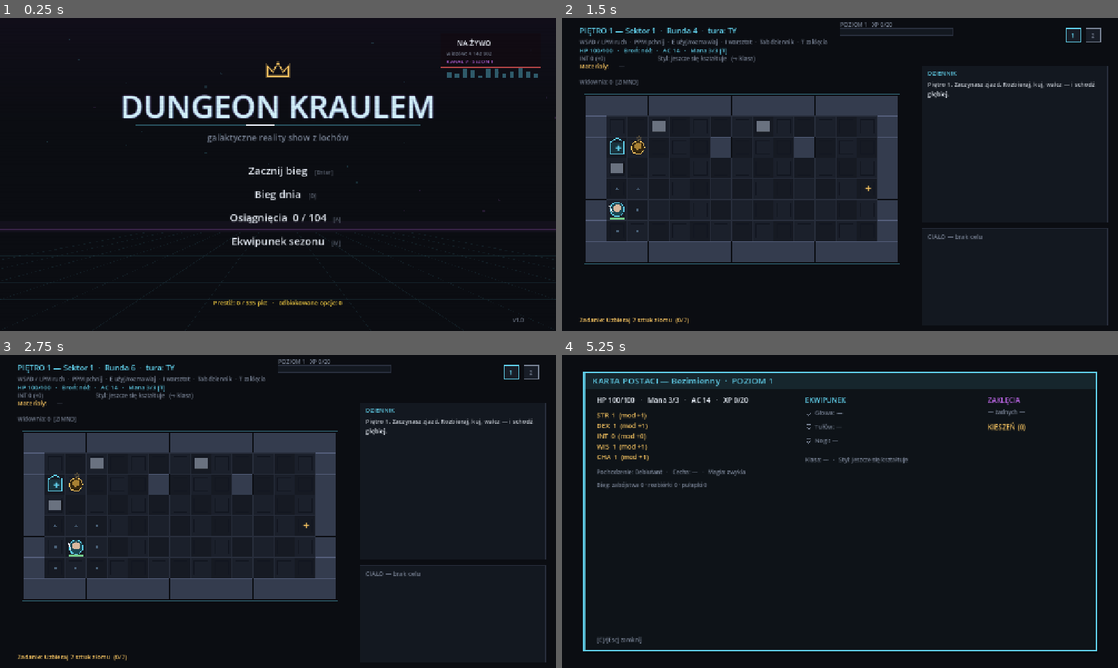
Above: before the commit, frames 1-4 (two rows, left to right).
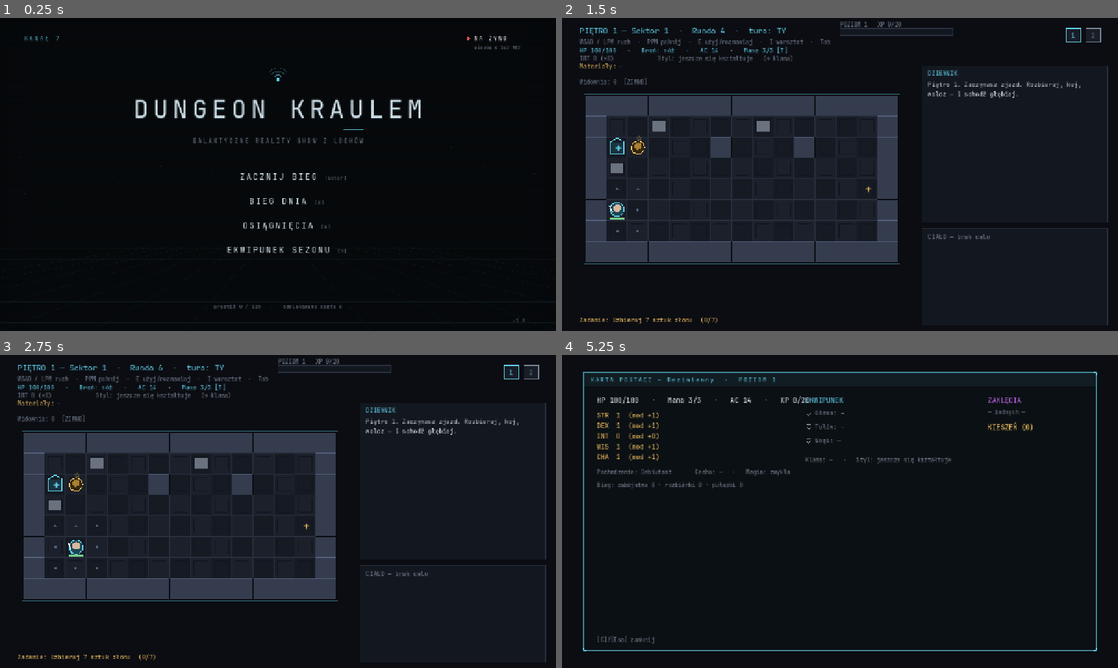
Above: after the commit, the same moments.

Repository: misiumen/crawlergame
Game: Godot game, scene res://scenes/Slice.tscn
Two runs of this game, one before a commit and one after it. Both use one fixed random seed, a clock stepped at 60 frames per second and the inputs below.
Inputs (mouse positions are in pixels of both pictures, inside the frame that each line leads up to):
- Up to frame 1 (0.25 s): no input
- Up to frame 2 (1.5 s): tap Enter at 0.5, 0.6 s; move the mouse to (962, 158) at 0.52 s; hold D 0.53-1.28 s; click (962, 158) at 0.67 s; tap Space at 0.77, 1.25 s; move the mouse to (728, 190) at 1.27 s; hold Down from 1.28 s (still down); tap Keypad Enter at 1.35 s
- Up to frame 3 (2.75 s): tap Space at 1.52 s; tap Enter at 2 s; move the mouse to (333, 442) at 2.02 s; release Down at 2.03 s; hold D from 2.03 s (still down); tap Backspace at 2.1 s
- Up to frame 4 (5.25 s): tap Space at 2.75, 3.02, 3.77, 4.25, 4.52 s; move the mouse to (812, 574) at 2.77 s; release D at 2.78 s; hold Up 2.78-3.53 s; tap M at 2.85 s; click (812, 574) at 2.92 s; tap Enter at 3.5 s; move the mouse to (1006, 558) at 3.52 s; hold A 3.53-5.03 s; tap O at 3.6 s; move the mouse to (673, 464) at 4.27 s; tap N at 4.35 s; move the mouse to (867, 511) at 5.02 s; hold Down from 5.03 s (still down); tap C at 5.1 s; click (867, 511) at 5.17 s

The runs differ from the first frame. In frame 1, 7.2% of the frame differs, in the area x 0-100%, y 5-100%; in frame 2, 2.4%; in frame 3, 2.4%; in frame 4, 4.8%.

Commit message:
Premium visual identity: broadcast brand, embedded font, refined chrome
Owner feedback: the menu read as a 5-minute student project, and the
crown + gold + navy combo accidentally evoked the KORWiN party logo.

Brand rethink - broadcast ident, not monarchy:
- crown medallion replaced with a transmitter mark (dot + radiating
  arcs): the show is always on air
- royal purple haze + gold accents dropped; cool charcoal-teal gradient,
  ONE accent color (cyan), red reserved for the NA ZYWO dot
- KANAL 7 ident chip top-left; minimal boxless on-air ticker top-right
- logotype: letter-tracked caps with a calm breathing glow (the nervous
  flicker read cheap), ident rule with a slow light sweep
- menu: tracked uppercase labels, generous spacing, hover = hairline
  underline + side ticks + description fade-in; key hints quiet
- vignette + fine scanlines as the broadcast finish

Typography everywhere:
- JetBrains Mono (OFL, fonts/ with license) embedded - the web build was
  silently falling back to a proportional font, which wrecked tracking
  and made every screen look off; now desktop == web, pixel-identical
- _draw_tracked/_tracked_width measure per glyph (correct on any font)

Global chrome: _panel refined - 1px borders, slim 32px header with a
hairline divider, 2px spine, corner ticks; every modal inherits it.
Creator backdrop matches the new look (purple haze gone).

Gate: 648 GUT checks 0 failed, SMOKE OK, web build screenshot-verified,
exe + web zip rebuilt.

Co-Authored-By: Claude Opus 4.8 (1M context) <noreply@anthropic.com>

Diff:
--- a/dungeon-kraulem-godot/scenes/BoardView.gd
+++ b/dungeon-kraulem-godot/scenes/BoardView.gd
@@ -117,11 +117,13 @@
 var _smoke_frames := 0
 
 func _ready() -> void:
-	# Phase C: a monospace system font — crisp terminal aesthetic that matches the
-	# vector-neon look, with full Polish diacritics (Windows ships all of these).
-	var sysf := SystemFont.new()
-	sysf.font_names = PackedStringArray(["Cascadia Mono", "Consolas", "Lucida Console"])
-	_font = sysf
+	# Embedded JetBrains Mono (OFL, fonts/): identical crisp monospace on EVERY
+	# platform — the web build's fallback font was proportional and looked cheap.
+	_font = load("res://fonts/JetBrainsMono-Regular.ttf")
+	if _font == null:   # belt-and-braces: fall back to a system mono
+		var sysf := SystemFont.new()
+		sysf.font_names = PackedStringArray(["Cascadia Mono", "Consolas", "Lucida Console"])
+		_font = sysf
 	RenderingServer.set_default_clear_color(COL_BG)
 	# World camera: the board lives in world space; the camera frames it (and will
 	# follow the player on bigger boards in Phase B).
@@ -776,14 +778,22 @@
 ## Phase C panel chrome: drop shadow, header strip, accent spine + border — one
 ## consistent frame for every modal instead of ad-hoc rectangles.
 func _panel(c: CanvasItem, r: Rect2, accent: Color, title: String = "") -> void:
-	c.draw_rect(Rect2(r.position + Vector2(5, 6), r.size), Color(0, 0, 0, 0.45))
-	c.draw_rect(r, Color(0.055, 0.075, 0.095, 0.985))
-	c.draw_rect(Rect2(r.position, Vector2(r.size.x, 40.0)), Color(accent, 0.10))
-	c.draw_rect(r, accent, false, 2.0)
-	c.draw_rect(Rect2(r.position, Vector2(5, r.size.y)), Color(accent, 0.8))
+	c.draw_rect(Rect2(r.position + Vector2(3, 4), r.size), Color(0, 0, 0, 0.5))
+	c.draw_rect(r, Color(0.045, 0.062, 0.078, 0.99))
+	c.draw_rect(Rect2(r.position, Vector2(r.size.x, 32.0)), Color(accent, 0.07))
+	c.draw_line(r.position + Vector2(0, 32), r.position + Vector2(r.size.x, 32),
+		Color(accent, 0.35), 1.0)
+	c.draw_rect(r, Color(accent, 0.6), false, 1.0)
+	c.draw_rect(Rect2(r.position, Vector2(2, r.size.y)), Color(accent, 0.85))
+	# corner ticks — quiet, expensive-looking chrome
+	for cnr in [Vector2(r.position.x + r.size.x, r.position.y),
+			r.position + r.size, Vector2(r.position.x, r.position.y + r.size.y)]:
+		var dx: float = -6.0 if cnr.x > r.position.x else 6.0
+		var dy: float = -6.0 if cnr.y > r.position.y else 6.0
+		c.draw_line(cnr, cnr + Vector2(dx, 0), accent, 2.0)
+		c.draw_line(cnr, cnr + Vector2(0, dy), accent, 2.0)
 	if title != "":
-		c.draw_string(_font, r.position + Vector2(20, 27), title,
-			HORIZONTAL_ALIGNMENT_LEFT, r.size.x - 36, 20, accent)
+		_draw_tracked(c, r.position + Vector2(16, 22), title, 14, Color(accent, 0.95), 2.0)
 
 ## Tiny vector icons (Phase C): materials, item categories, spells, coin.
 func _draw_icon(c: CanvasItem, kind: String, pos: Vector2, col: Color) -> void:
@@ -3370,120 +3380,135 @@
 
 func _draw_title(c: CanvasItem) -> void:
 	var t := Time.get_ticks_msec() / 1000.0
-	c.draw_rect(Rect2(0, 0, 1280, 720), COL_BG)
-	# Studio smoke: purple haze sinking from the lighting rig.
-	for i in 20:
-		c.draw_rect(Rect2(0, i * 12, 1280, 12),
-			Color(0.32, 0.12, 0.42, 0.085 * (1.0 - i / 20.0)))
-	# Synthwave arena floor: glowing horizon + perspective grid rolling at us.
-	var hor := 492.0
-	c.draw_rect(Rect2(0, hor - 26, 1280, 26), Color(COL_PURPLE, 0.05))
-	c.draw_rect(Rect2(0, hor - 8, 1280, 3), Color(COL_PURPLE, 0.22))
+	# Cool charcoal-teal gradient — a studio before the lights come up.
+	c.draw_rect(Rect2(0, 0, 1280, 720), Color(0.024, 0.035, 0.043))
+	for i in 12:
+		c.draw_rect(Rect2(0, 720 - (i + 1) * 22, 1280, 22),
+			Color(0.045, 0.075, 0.09, 0.05 * (12 - i) / 12.0))
+	# Faint perspective stage grid below the horizon.
+	var hor := 528.0
+	c.draw_line(Vector2(0, hor), Vector2(1280, hor), Color(COL_CYAN, 0.10), 1.0)
 	for k in 15:
 		var fx := (k - 7) / 7.0
 		c.draw_line(Vector2(640 + fx * 300.0, hor), Vector2(640 + fx * 1500.0, 720),
-			Color(COL_CYAN, 0.085), 1.0)
-	for k in 9:
-		var phs := fmod(t * 0.22 + k / 9.0, 1.0)
-		var yy := hor + phs * phs * 228.0
-		c.draw_line(Vector2(0, yy), Vector2(1280, yy), Color(COL_CYAN, 0.04 + 0.10 * phs), 1.0)
-	# Drifting studio motes (dust in the spotlights).
-	for i in 36:
+			Color(COL_CYAN, 0.045), 1.0)
+	for k in 7:
+		var phs := fmod(t * 0.16 + k / 7.0, 1.0)
+		var yy := hor + phs * phs * 192.0
+		c.draw_line(Vector2(0, yy), Vector2(1280, yy), Color(COL_CYAN, 0.02 + 0.05 * phs), 1.0)
+	# Sparse drifting dust in the spotlights.
+	for i in 24:
 		var h := (i * 2654435761) & 0x7fffffff
-		var mx := fmod(float(h % 1280) + t * (5.0 + float(h % 7) * 2.5), 1280.0)
-		var my := 30.0 + float((h >> 8) % 430) + sin(t * 0.8 + float(i)) * 6.0
-		var mc := COL_CYAN if i % 3 != 0 else COL_PURPLE
-		c.draw_circle(Vector2(mx, my), 1.0 + float(h % 3) * 0.6, Color(mc, 0.16))
-
-	# NA ZYWO badge - the show never stops broadcasting.
-	c.draw_rect(Rect2(1014, 36, 230, 78), Color(0.07, 0.04, 0.07, 0.85))
-	c.draw_rect(Rect2(1014, 36, 230, 78), Color(COL_RED, 0.75), false, 1.0)
-	if fmod(t, 1.2) < 0.72:
-		c.draw_circle(Vector2(1038, 58), 6.0, COL_RED)
-	c.draw_string(_font, Vector2(1052, 64), "NA \u017bYWO",
-		HORIZONTAL_ALIGNMENT_LEFT, -1, 17, COL_BRIGHT)
+		var mx := fmod(float(h % 1280) + t * (4.0 + float(h % 5) * 2.0), 1280.0)
+		var my := 40.0 + float((h >> 8) % 420)
+		c.draw_circle(Vector2(mx, my), 1.0, Color(COL_CYAN, 0.10))
+
+	# Channel ident, top-left. Broadcast, not monarchy.
+	_draw_tracked(c, Vector2(56, 52), "KANAŁ 7", 13, Color(COL_CYAN, 0.85), 4.0)
+	c.draw_line(Vector2(56, 62), Vector2(150, 62), Color(COL_CYAN, 0.4), 1.0)
+
+	# Minimal on-air ticker, top-right: dot, label, viewers. No box.
+	if fmod(t, 1.6) < 1.0:
+		c.draw_circle(Vector2(1078, 47), 4.0, COL_RED)
+	_draw_tracked(c, Vector2(1092, 52), "NA ŻYWO", 13, Color(0.92, 0.95, 0.97), 3.0)
 	var viewers := 4102336 + Achievements.points_total() * 117 + int(sin(t * 0.7) * 1800.0)
-	c.draw_string(_font, Vector2(1028, 86), "widz\u00f3w: " + _fmt_int(viewers),
-		HORIZONTAL_ALIGNMENT_LEFT, -1, 12, COL_DIM)
-	c.draw_string(_font, Vector2(1028, 104), "KANA\u0141 7 \u00b7 SEZON 1",
-		HORIZONTAL_ALIGNMENT_LEFT, -1, 12, Color(COL_PURPLE, 0.95))
-	# tiny audio equalizer under the badge - the broadcast is loud
-	for eb in 12:
-		var eh := 5.0 + absf(sin(t * (2.1 + eb * 0.37) + eb)) * 17.0
-		c.draw_rect(Rect2(1030 + eb * 18, 138 - eh, 10, eh), Color(COL_CYAN, 0.4))
-
-	# Neon crown medallion, centered above the logo.
-	var cw := PackedVector2Array([Vector2(616, 134), Vector2(616, 112), Vector2(628, 124),
-		Vector2(640, 104), Vector2(652, 124), Vector2(664, 112), Vector2(664, 134), Vector2(616, 134)])
-	c.draw_polyline(cw, Color(COL_AMBER, 0.30), 6.0)
-	c.draw_polyline(cw, COL_AMBER, 1.6)
-
-	# Logo, centered: layered neon glow + a nervous studio-light flicker.
-	var flick := 0.86 + 0.14 * sin(t * 9.0) * sin(t * 3.7)
-	for off in [Vector2(-3, 0), Vector2(3, 0), Vector2(0, -2), Vector2(0, 3)]:
-		c.draw_string(_font, Vector2(0, 230) + (off as Vector2), "DUNGEON KRAULEM",
-			HORIZONTAL_ALIGNMENT_CENTER, 1280, 72, Color(COL_PURPLE, 0.16))
-	for off in [Vector2(-1.5, 0.0), Vector2(1.5, 1.0)]:
-		c.draw_string(_font, Vector2(0, 230) + (off as Vector2), "DUNGEON KRAULEM",
-			HORIZONTAL_ALIGNMENT_CENTER, 1280, 72, Color(COL_CYAN, 0.30 * flick))
-	c.draw_string(_font, Vector2(0, 230), "DUNGEON KRAULEM",
-		HORIZONTAL_ALIGNMENT_CENTER, 1280, 72, Color(0.86, 0.97, 1.0, flick))
-	# underline with a light sweeping along it
-	c.draw_rect(Rect2(312, 246, 656, 2), Color(COL_CYAN, 0.35))
-	c.draw_rect(Rect2(312 + fmod(t * 260.0, 590.0), 246, 66, 2), COL_BRIGHT)
-	c.draw_string(_font, Vector2(0, 282), "galaktyczne reality show z loch\u00f3w",
-		HORIZONTAL_ALIGNMENT_CENTER, 1280, 20, COL_DIM)
-
-	# Menu: a clean centered list - no boxes. Hover = glow, arrow, and the
-	# entry's one-line description fading in underneath.
+	c.draw_string(_font, Vector2(1092, 72), "widzów " + _fmt_int(viewers),
+		HORIZONTAL_ALIGNMENT_LEFT, -1, 11, COL_DIM)
+	c.draw_line(Vector2(1070, 84), Vector2(1224, 84), Color(COL_RED, 0.35), 1.0)
+
+	# Brand mark: a transmitter radiating up — the show is always broadcasting.
+	var mk := Vector2(640, 142)
+	c.draw_circle(mk, 3.5, COL_CYAN)
+	for r in [11.0, 19.0, 27.0]:
+		c.draw_arc(mk, r, -PI * 0.78, -PI * 0.22, 20,
+			Color(COL_CYAN, 0.75 - r * 0.018), 1.6)
+
+	# Logotype: tracked caps, calm dual-tone, a slow breathing glow. No flicker.
+	var pulse := 0.92 + 0.08 * sin(t * 1.1)
+	_draw_tracked(c, Vector2(0, 232) + Vector2(0, 1), "DUNGEON KRAULEM", 58,
+		Color(COL_CYAN, 0.18 * pulse), 10.0, 1280.0)
+	_draw_tracked(c, Vector2(0, 230), "DUNGEON KRAULEM", 58,
+		Color(0.90, 0.96, 0.99, pulse), 10.0, 1280.0)
+	# ident rule with a slow light sweep
+	c.draw_line(Vector2(400, 256), Vector2(880, 256), Color(COL_CYAN, 0.30), 1.0)
+	c.draw_rect(Rect2(400 + fmod(t * 120.0, 432.0), 255, 48, 2), Color(COL_CYAN, 0.9))
+	_draw_tracked(c, Vector2(0, 288), "GALAKTYCZNE REALITY SHOW Z LOCHÓW", 13,
+		COL_DIM, 4.0, 1280.0)
+
+	# Menu: one accent, generous air, tracked labels. Hover = underline + ticks.
 	var has_save := Save.has_save()
 	var lo := MetaCatalog.loadout()
 	var rows: Array = []
 	if has_save:
-		rows.append(["Kontynuuj zjazd", "wracasz na pi\u0119tro z zapisu", "Enter", "title_continue", COL_CYAN])
-		rows.append(["Nowy bieg", "porzuca obecny zapis", "N", "title_new", COL_AMBER])
+		rows.append(["KONTYNUUJ ZJAZD", "wracasz na piętro z zapisu", "Enter", "title_continue"])
+		rows.append(["NOWY BIEG", "porzuca obecny zapis", "N", "title_new"])
 	else:
-		rows.append(["Zacznij bieg", "\u015bwie\u017cy zjazd do Lochu", "Enter", "title_start", COL_CYAN])
-	rows.append(["Bieg dnia", "wsp\u00f3lny tor ca\u0142ej galaktyki \u2014 jeden seed dziennie", "D", "title_daily", COL_PURPLE])
-	rows.append(["Osi\u0105gni\u0119cia  %d / %d" % [Achievements.count_unlocked(), Achievements.total()],
-		"galeria trofe\u00f3w i pasmo presti\u017cu", "A", "ach_open", COL_AMBER])
-	rows.append(["Ekwipunek sezonu", "%s \u00b7 %s" % [
+		rows.append(["ZACZNIJ BIEG", "świeży zjazd do Lochu", "Enter", "title_start"])
+	rows.append(["BIEG DNIA", "jeden wspólny seed dziennie", "D", "title_daily"])
+	rows.append(["OSIĄGNIĘCIA", "%d / %d zdobytych" % [Achievements.count_unlocked(), Achievements.total()], "A", "ach_open"])
+	rows.append(["EKWIPUNEK SEZONU", "%s · %s" % [
 		MetaCatalog.def_of(lo["species"]).get("label", "?"),
-		MetaCatalog.def_of(lo["origin"]).get("label", "?")], "M", "meta_open", COL_GREEN])
-	var y := 360.0
+		MetaCatalog.def_of(lo["origin"]).get("label", "?")], "M", "meta_open"])
+	var y := 372.0
 	for row in rows:
 		var label: String = str(row[0])
-		var ac: Color = row[4]
-		var rc := Rect2(400, y - 26, 480, 50)
+		var rc := Rect2(420, y - 24, 440, 46)
 		var hov := _hover(rc)
-		var lw: float = _font.get_string_size(label, HORIZONTAL_ALIGNMENT_LEFT, -1, 24).x
+		var lw := _tracked_width(label, 19, 3.0)
+		var ink := Color(0.90, 0.96, 0.99, 0.92) if not hov else COL_CYAN
+		_draw_tracked(c, Vector2(0, y), label, 19, ink, 3.0, 1280.0)
+		c.draw_string(_font, Vector2(640 + lw / 2.0 + 18, y), "[%s]" % str(row[2]),
+			HORIZONTAL_ALIGNMENT_LEFT, -1, 12, Color(COL_DIM, 0.8))
 		if hov:
-			# soft glow bar + arrows flanking the hovered entry
-			c.draw_rect(Rect2(640 - lw / 2.0 - 70, y - 22, lw + 140, 32), Color(ac, 0.08))
-			c.draw_string(_font, Vector2(640 - lw / 2.0 - 42, y), ">",
-				HORIZONTAL_ALIGNMENT_LEFT, -1, 17, ac)
-			c.draw_string(_font, Vector2(0, y + 1), label,
-				HORIZONTAL_ALIGNMENT_CENTER, 1280, 24, Color(ac, 0.45))
-		c.draw_string(_font, Vector2(0, y), label,
-			HORIZONTAL_ALIGNMENT_CENTER, 1280, 24, ac if hov else Color(COL_BRIGHT, 0.92))
-		# key hint, tucked after the label
-		c.draw_string(_font, Vector2(640 + lw / 2.0 + 16, y), "[%s]" % str(row[2]),
-			HORIZONTAL_ALIGNMENT_LEFT, -1, 13, Color(ac, 0.8) if hov else Color(COL_DIM, 0.7))
-		if hov:
-			c.draw_string(_font, Vector2(0, y + 22), str(row[1]),
+			var ux := 640.0 - lw / 2.0
+			c.draw_line(Vector2(ux, y + 9), Vector2(ux + lw, y + 9), Color(COL_CYAN, 0.8), 1.0)
+			c.draw_line(Vector2(ux - 14, y - 6), Vector2(ux - 8, y - 6), COL_CYAN, 2.0)
+			c.draw_line(Vector2(ux + lw + 8, y - 6), Vector2(ux + lw + 14, y - 6), COL_CYAN, 2.0)
+			c.draw_string(_font, Vector2(0, y + 26), str(row[1]),
 				HORIZONTAL_ALIGNMENT_CENTER, 1280, 12, COL_DIM)
 		_zone(rc, str(row[3]))
-		y += 54.0
-	# career strip, centered under the menu
-	c.draw_string(_font, Vector2(0, 660),
-		"Presti\u017c: %d / %d pkt   \u00b7   odblokowane opcje: %d" % [
+		y += 56.0
+	# career strip — quiet
+	c.draw_string(_font, Vector2(0, 668),
+		"prestiż %d / %d   ·   odblokowane opcje %d" % [
 			MetaCatalog.available_prestige(), Achievements.points_total(), Meta.unlocked_count()],
-		HORIZONTAL_ALIGNMENT_CENTER, 1280, 14, ACH_TIER_COL["gold"])
+		HORIZONTAL_ALIGNMENT_CENTER, 1280, 12, COL_DIM)
 	c.draw_string(_font, Vector2(1180, 700), "v" + VERSION,
-		HORIZONTAL_ALIGNMENT_LEFT, -1, 13, COL_DIM)
-	# CRT scanlines over everything - the broadcast look.
-	for sy in range(0, 720, 4):
-		c.draw_line(Vector2(0, sy), Vector2(1280, sy), Color(0, 0, 0, 0.05), 1.0)
+		HORIZONTAL_ALIGNMENT_LEFT, -1, 12, Color(COL_DIM, 0.7))
+	# vignette + fine scanlines: the broadcast finish
+	for i in 8:
+		var va := 0.05 * (8 - i) / 8.0
+		c.draw_rect(Rect2(0, i * 6, 1280, 6), Color(0, 0, 0, va))
+		c.draw_rect(Rect2(0, 720 - (i + 1) * 6, 1280, 6), Color(0, 0, 0, va))
+		c.draw_rect(Rect2(i * 8, 0, 8, 720), Color(0, 0, 0, va))
+		c.draw_rect(Rect2(1280 - (i + 1) * 8, 0, 8, 720), Color(0, 0, 0, va))
+	for sy in range(0, 720, 3):
+		c.draw_line(Vector2(0, sy), Vector2(1280, sy), Color(0, 0, 0, 0.035), 1.0)
+
+func _tracked_width(text: String, size: int, tracking: float) -> float:
+	var total := 0.0
+	for i in text.length():
+		total += _font.get_string_size(text[i], HORIZONTAL_ALIGNMENT_LEFT, -1, size).x + tracking
+	return total - tracking
+
+## Letter-tracked text, measured per glyph (correct on any font).
+## center_w > 0 centers the tracked run inside that width starting at pos.x.
+func _draw_tracked(c: CanvasItem, pos: Vector2, text: String, size: int,
+		col: Color, tracking: float, center_w: float = -1.0) -> void:
+	var widths: Array = []
+	var total := 0.0
+	for i in text.length():
+		var w: float = _font.get_string_size(text[i], HORIZONTAL_ALIGNMENT_LEFT, -1, size).x
+		widths.append(w)
+		total += w + tracking
+	total -= tracking
+	var x := pos.x
+	if center_w > 0.0:
+		x = pos.x + (center_w - total) / 2.0
+	for i in text.length():
+		c.draw_string(_font, Vector2(x, pos.y), text[i],
+			HORIZONTAL_ALIGNMENT_LEFT, -1, size, col)
+		x += float(widths[i]) + tracking
 
 ## Thousands separator for the fake viewer counter (4 102 336).
 static func _fmt_int(n: int) -> String:
@@ -4952,19 +4977,14 @@
 
 func _draw_creator(c: CanvasItem) -> void:
 	var t := Time.get_ticks_msec() / 1000.0
-	c.draw_rect(Rect2(0, 0, 1280, 720), COL_BG)
-	# the title's studio backdrop, minus the logo block
-	for i in 16:
-		c.draw_rect(Rect2(0, i * 12, 1280, 12),
-			Color(0.32, 0.12, 0.42, 0.06 * (1.0 - i / 16.0)))
+	c.draw_rect(Rect2(0, 0, 1280, 720), Color(0.024, 0.035, 0.043))
 	var hor := 560.0
-	c.draw_rect(Rect2(0, hor - 6, 1280, 2), Color(COL_PURPLE, 0.18))
+	c.draw_line(Vector2(0, hor), Vector2(1280, hor), Color(COL_CYAN, 0.08), 1.0)
 	for k in 13:
 		var fx := (k - 6) / 6.0
 		c.draw_line(Vector2(640 + fx * 280.0, hor), Vector2(640 + fx * 1400.0, 720),
-			Color(COL_CYAN, 0.06), 1.0)
-	c.draw_string(_font, Vector2(0, 64), "REJESTRACJA UCZESTNIKA",
-		HORIZONTAL_ALIGNMENT_CENTER, 1280, 34, COL_CYAN)
+			Color(COL_CYAN, 0.04), 1.0)
+	_draw_tracked(c, Vector2(0, 60), "REJESTRACJA UCZESTNIKA", 28, COL_CYAN, 6.0, 1280.0)
 	c.draw_string(_font, Vector2(0, 92), "Kanał 7 kompletuje twój profil przed zjazdem",
 		HORIZONTAL_ALIGNMENT_CENTER, 1280, 14, COL_DIM)
 	if _pending_daily:
Binary file added: dungeon-kraulem-godot/fonts/JetBrainsMono-Bold.ttf
Not shown, added: dungeon-kraulem-godot/fonts/JetBrainsMono-Bold.ttf.import
Binary file added: dungeon-kraulem-godot/fonts/JetBrainsMono-Regular.ttf
Not shown, added: dungeon-kraulem-godot/fonts/JetBrainsMono-Regular.ttf.import
Not shown, added: dungeon-kraulem-godot/fonts/OFL.txt
